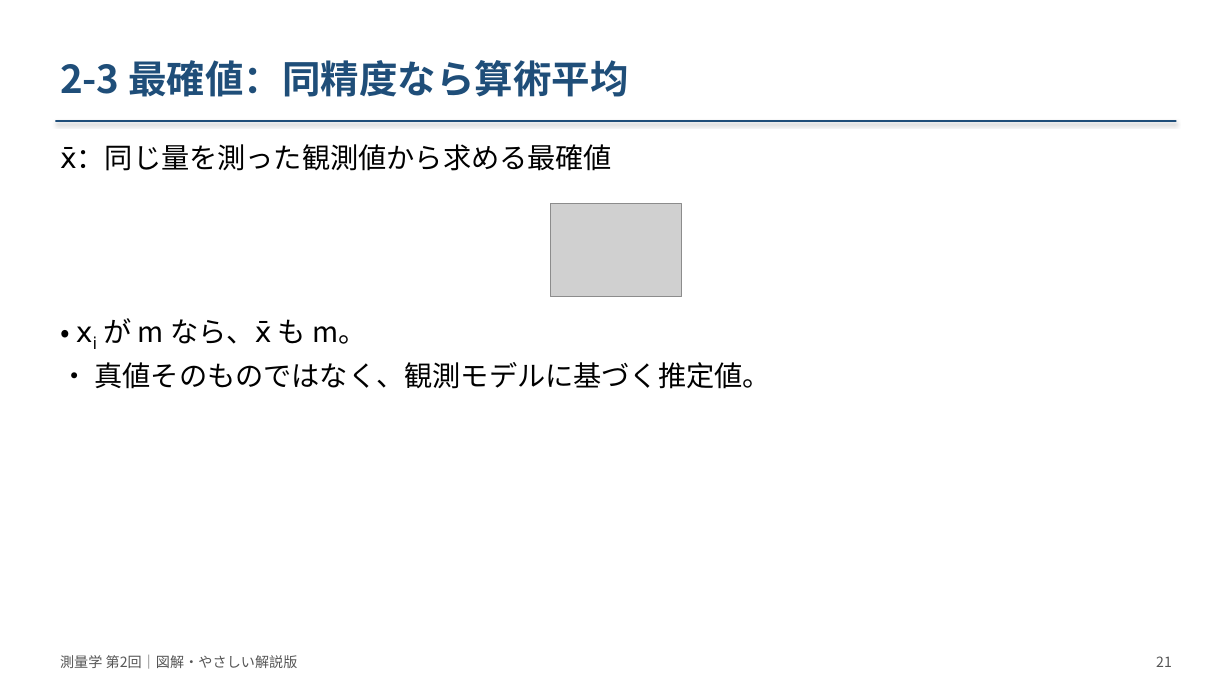
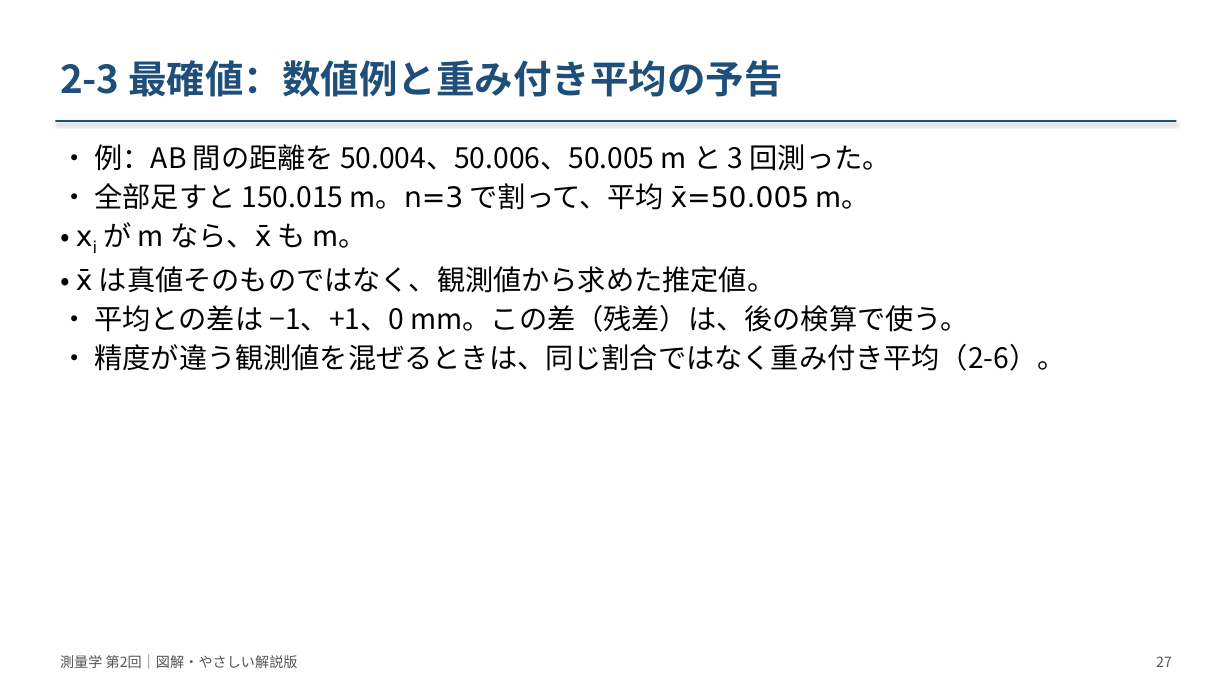
Before and after one commit to NN3210/Lecture, a slide deck: slide 27 of Surveying/materials/slides/第02回_測量の基礎と誤差論/改訂版_20261008/測量学_第02回_図解改訂版.pptx (slide 21 before the commit). Drawn at 1232x693 pixels with LibreOffice and Linux fonts; fonts in the diff are those of the drawing; grey boxes stand for pictures. Boxes give left, top, right and bottom in pixels: in the first picture for what was removed or moved away, otherwise in the second. Text is boxed around its words. In the diff, an @@ line names an element or a change of style, - is before the commit and + after.

```diff
--- a/Surveying/materials/slides/第02回_測量の基礎と誤差論/改訂版_20261008/測量学_第02回_図解改訂版.pptx
+++ b/Surveying/materials/slides/第02回_測量の基礎と誤差論/改訂版_20261008/測量学_第02回_図解改訂版.pptx
@@ text at (60,60,782,97): text changed @@
-2-3 最確値：同精度なら算術平均
+2-3 最確値：数値例と重み付き平均の予告
@@ text removed at (60,145,612,171) @@
-x̄：同じ量を測った観測値から求める最確値
@@ text added at (76,144,1065,371), 22 pt, text #000000 @@
+• 例：AB 間の距離を 50.004、50.006、50.005 m と 3 回測った。
+• 全部足すと 150.015 m。n=3 で割って、平均 x̄=50.005 m。
+• xi が m なら、x̄ も m。
+• x̄ は真値そのものではなく、観測値から求めた推定値。
+• 平均との差は −1、+1、0 mm。この差（残差）は、後の検算で使う。
+• 精度が違う観測値を混ぜるときは、同じ割合ではなく重み付き平均（2-6）。
@@ picture removed at (550,203,682,297) @@
@@ text removed at (95,318,771,389) @@
-• xi が m なら、x̄ も m。
-• 真値そのものではなく、観測モデルに基づく推定値。
@@ text at (1156,656,1172,667): text changed @@
-21
+27
```
Also in this commit, not shown: 57 other slides changed, 14 slides added, 23 other files.
